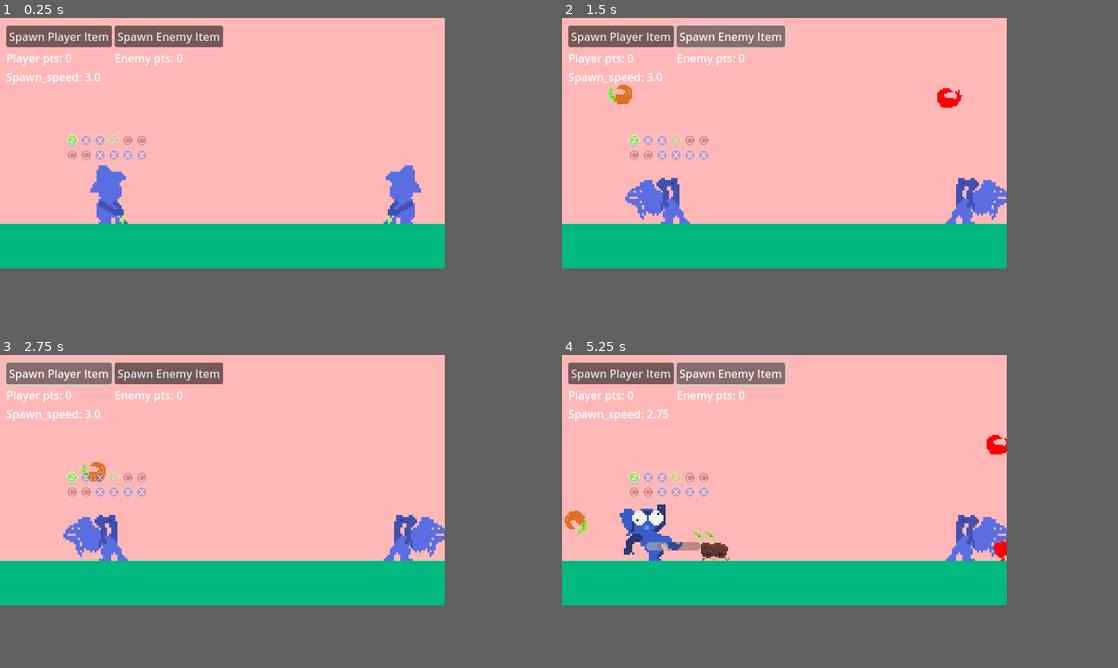
Above: before the commit, frames 1-4 (two rows, left to right).
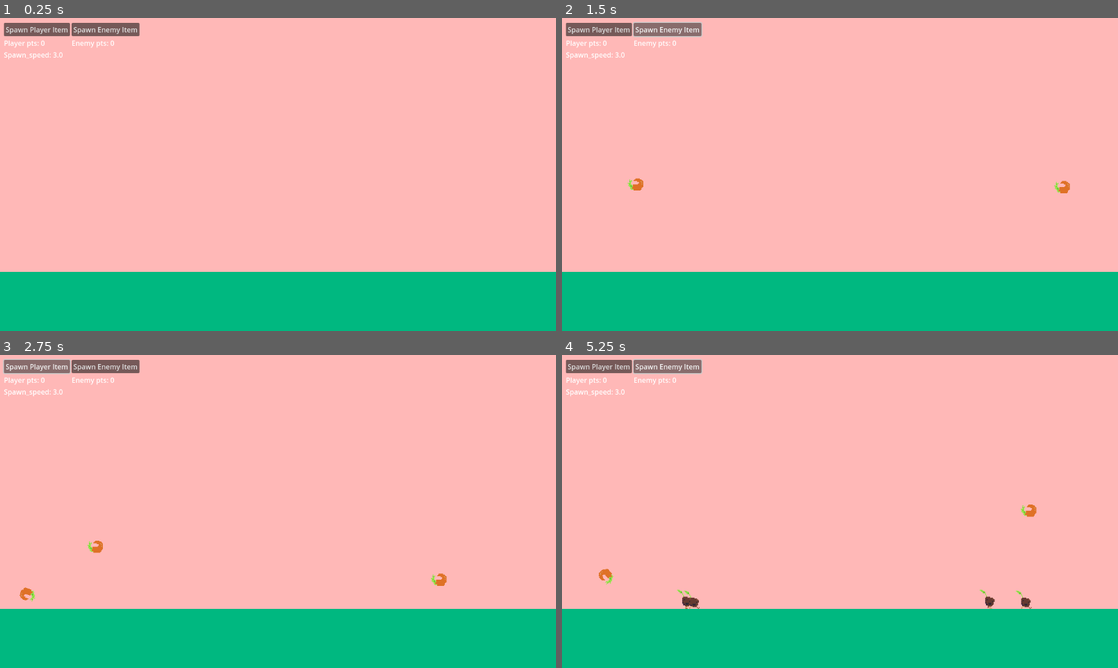
Above: after the commit, the same moments.

Repository: a3leong/farm-fiesta
Game: Godot game, scene res://main.tscn
Same seed, same stepped clock (60 frames per second), same inputs: the game is played once before the commit and once after it.
Inputs:
- Up to frame 1 (0.25 s): no input
- Up to frame 2 (1.5 s): click "Spawn Player Item" at 0.5 s; click "Spawn Enemy Item" at 1.25 s
- Up to frame 3 (2.75 s): click "Spawn Player Item" at 2 s
- Up to frame 4 (5.25 s): click "Spawn Enemy Item" at 2.75 s; click "Spawn Player Item" at 3.5 s; click "Spawn Enemy Item" at 4.25 s; hold X (p1_paper) from 5.03 s (still down)
In our replay, the window is 640x360 before the commit and 800x450 after it. These sizes can differ from the game's own. Grey fills any space a smaller window leaves; there, only what the larger window draws over its background counts as a difference.

The runs differ from the first frame. In frame 1, 34% of the frame differs, in the area x 0-100%, y 0-82%; in frame 2, 35%; in frame 3, 34%; in frame 4, 35%.
Error in both runs: Attempt to call function 'get_line' in base 'null instance' on a null instance. (res://globals/word_list.gd:16)

Commit message:
feat: local p2, work to set init state

Diff:
--- a/classes/Player/InputQueue/input_queue.gd
+++ b/classes/Player/InputQueue/input_queue.gd
@@ -10,15 +10,17 @@
 var input_queue: Array[UnitTypeEnum.VALUES] = []
 var next_queue: Array[UnitTypeEnum.VALUES] = []
 var current_input_idx = 0
-var unit_owner: UnitOwnerEnum.VALUES = UnitOwnerEnum.VALUES.PLAYER
+var unit_owner: UnitOwnerEnum.VALUES = UnitOwnerEnum.VALUES.PLAYER1
 
 ######################
 # Public Fns
 ######################
 func init(init_owner: UnitOwnerEnum.VALUES):
 	unit_owner = init_owner
-	if unit_owner == UnitOwnerEnum.VALUES.ENEMY:
-		set_process_input(false)
+	if unit_owner == UnitOwnerEnum.VALUES.PLAYER2: # Input disable by enemy is handled by parent node
+		var old_scale = get_scale()
+		set_scale(Vector2(-old_scale.x, old_scale.y))
+	_ready() # Call ready again after to reset the inputs since this goes after ready
 
 # Reset idx and get new input list
 func shuffle_inputs():
@@ -33,10 +35,43 @@
 ######################
 # Private Fns
 ######################
+func _handle_input_success():
+	current_input_idx += 1
+	if current_input_idx == max_inputs:
+		shuffle_inputs()
+	else:
+		# Set previous to lower modulate
+		var prev_node: InputSprite = $CurrentQueue.get_child(current_input_idx-1) as InputSprite
+		var cn: InputSprite = $CurrentQueue.get_child(current_input_idx) as InputSprite
+		prev_node.set_modulate(opaque_color)
+		cn.set_modulate(full_color) # Full color
+
+func _set_input_sprite(unit_type: UnitTypeEnum.VALUES, new_input_sprite: InputSprite):
+	match unit_type:
+		UnitTypeEnum.VALUES.ROCK:
+			new_input_sprite.left()
+#			if unit_owner == UnitOwnerEnum.VALUES.PLAYER2:
+#				new_input_sprite.left()
+#			else:
+#				new_input_sprite.z()
+		UnitTypeEnum.VALUES.PAPER:
+			new_input_sprite.down()
+#			if unit_owner == UnitOwnerEnum.VALUES.PLAYER2:
+#				new_input_sprite.down()
+#			else:
+#				new_input_sprite.x()
+		UnitTypeEnum.VALUES.SCISSORS:
+			new_input_sprite.right()
+#			if unit_owner == UnitOwnerEnum.VALUES.PLAYER2:
+#				new_input_sprite.right()
+#			else:
+#				new_input_sprite.c()
+		_:
+			push_error("No unit type recognized for enum idx: " + str(input_queue))
+			new_input_sprite.none()
+
 func _update_input_tree():
-	var current_input_idx = 0
 	var children = $CurrentQueue.get_children()
-
 
 	# Update current queue
 	for child in children:
@@ -44,16 +79,7 @@
 	var is_first = true
 	for unit_type in input_queue:
 		var new_input_sprite = input_sprite_scene.instantiate()
-		match unit_type:
-			UnitTypeEnum.VALUES.ROCK:
-				new_input_sprite.z()
-			UnitTypeEnum.VALUES.PAPER:
-				new_input_sprite.x()
-			UnitTypeEnum.VALUES.SCISSORS:
-				new_input_sprite.c()
-			_:
-				push_error("No unit type recognized for enum idx: " + str(input_queue))
-				return
+		_set_input_sprite(unit_type, new_input_sprite)
 		if is_first:
 			new_input_sprite.set_modulate(full_color)
 			is_first = false
@@ -67,30 +93,11 @@
 		child.queue_free()
 	for unit_type in next_queue:
 		var new_input_sprite = input_sprite_scene.instantiate()
-		match unit_type:
-			UnitTypeEnum.VALUES.ROCK:
-				new_input_sprite.z()
-			UnitTypeEnum.VALUES.PAPER:
-				new_input_sprite.x()
-			UnitTypeEnum.VALUES.SCISSORS:
-				new_input_sprite.c()
-			_:
-				push_error("No unit type recognized for enum idx: " + str(input_queue))
-				return
+		_set_input_sprite(unit_type, new_input_sprite)
 		# All of the next_queue remains opaque
 		new_input_sprite.set_modulate(opaque_color)
 		$NextQueue.add_child(new_input_sprite)
 
-func _handle_input_success():
-	current_input_idx += 1
-	if current_input_idx == max_inputs:
-		shuffle_inputs()
-	else:
-		# Set previous to lower modulate
-		var prev_node: InputSprite = $CurrentQueue.get_child(current_input_idx-1) as InputSprite
-		var cn: InputSprite = $CurrentQueue.get_child(current_input_idx) as InputSprite
-		prev_node.set_modulate(opaque_color)
-		cn.set_modulate(full_color) # Full color
 
 ######################
 # Inherited Fns
@@ -100,13 +107,23 @@
 	shuffle_inputs()
 
 func _input(event: InputEvent):
+	# TODO Only read rps inputs depending on player so other players on the same keyboard don't interfere
 	var unit_type = null
-	if event.is_action_pressed("p1_rock"):
-		unit_type = UnitTypeEnum.VALUES.ROCK
-	elif event.is_action_pressed("p1_paper"):
-		unit_type = UnitTypeEnum.VALUES.PAPER
-	elif event.is_action_pressed("p1_scissors"):
-		unit_type = UnitTypeEnum.VALUES.SCISSORS
+
+	if unit_owner == UnitOwnerEnum.VALUES.PLAYER1:
+		if event.is_action_pressed("p1_rock"):
+			unit_type = UnitTypeEnum.VALUES.ROCK
+		elif event.is_action_pressed("p1_paper"):
+			unit_type = UnitTypeEnum.VALUES.PAPER
+		elif event.is_action_pressed("p1_scissors"):
+			unit_type = UnitTypeEnum.VALUES.SCISSORS
+	elif unit_owner == UnitOwnerEnum.VALUES.PLAYER2:
+		if event.is_action_pressed("p2_rock"):
+			unit_type = UnitTypeEnum.VALUES.ROCK
+		elif event.is_action_pressed("p2_paper"):
+			unit_type = UnitTypeEnum.VALUES.PAPER
+		elif event.is_action_pressed("p2_scissors"):
+			unit_type = UnitTypeEnum.VALUES.SCISSORS
 
 	if unit_type != null:
 		if unit_type == input_queue[current_input_idx]:
@@ -114,4 +131,3 @@
 			correct_input.emit(unit_type)
 		else:
 			wrong_input.emit()
-	return false
--- a/classes/Player/InputQueue/input_queue.tscn
+++ b/classes/Player/InputQueue/input_queue.tscn
@@ -6,6 +6,7 @@
 [node name="InputQueue" type="VBoxContainer"]
 offset_right = 116.0
 offset_bottom = 38.0
+pivot_offset = Vector2(58, 20)
 script = ExtResource("1_80isv")
 input_sprite_scene = ExtResource("1_onehx")
 metadata/_edit_group_ = true
--- a/classes/Player/InputQueue/input_sprite.gd
+++ b/classes/Player/InputQueue/input_sprite.gd
@@ -1,18 +1,35 @@
 extends Control
 class_name InputSprite
 
-func z():
-	$Z.set_visible(true)
+func none():
+	$Z.set_visible(false)
 	$X.set_visible(false)
 	$C.set_visible(false)
+	$Left.set_visible(false)
+	$Down.set_visible(false)
+	$Right.set_visible(false)
+
+func z():
+	none()
+	$Z.set_visible(true)
 
 func x():
-	$Z.set_visible(false)
+	none()
 	$X.set_visible(true)
-	$C.set_visible(false)
 
 
 func c():
-	$Z.set_visible(false)
-	$X.set_visible(false)
+	none()
 	$C.set_visible(true)
+
+func left():
+	none()
+	$Left.set_visible(true)
+
+func down():
+	none()
+	$Down.set_visible(true)
+
+func right():
+	none()
+	$Right.set_visible(true)
--- a/classes/Player/InputQueue/input_sprite.tscn
+++ b/classes/Player/InputQueue/input_sprite.tscn
@@ -1,9 +1,12 @@
-[gd_scene load_steps=5 format=3 uid="uid://8jk1g4xtk0lk"]
+[gd_scene load_steps=8 format=3 uid="uid://8jk1g4xtk0lk"]
 
 [ext_resource type="Script" path="res://classes/Player/InputQueue/input_sprite.gd" id="1_fndls"]
 [ext_resource type="Texture2D" uid="uid://8tux05y68q2a" path="res://assets/sprite_sheets/inputs/button-z.png" id="2_03v1a"]
 [ext_resource type="Texture2D" uid="uid://clii7cvxaogbq" path="res://assets/sprite_sheets/inputs/button-x.png" id="3_4brp8"]
 [ext_resource type="Texture2D" uid="uid://pndtilr6sg1r" path="res://assets/sprite_sheets/inputs/button-c.png" id="4_ddsaf"]
+[ext_resource type="Texture2D" uid="uid://dqc3hjq1aufsn" path="res://assets/sprite_sheets/inputs/button-left.png" id="5_ol0d4"]
+[ext_resource type="Texture2D" uid="uid://rud5vtqwcay1" path="res://assets/sprite_sheets/inputs/button-down.png" id="6_uh4de"]
+[ext_resource type="Texture2D" uid="uid://cqtjsyd7oimpr" path="res://assets/sprite_sheets/inputs/button-right.png" id="7_chord"]
 
 [node name="InputSprite" type="Control"]
 z_index = 1
@@ -24,3 +27,15 @@
 [node name="C" type="Sprite2D" parent="."]
 position = Vector2(8, 8)
 texture = ExtResource("4_ddsaf")
+
+[node name="Left" type="Sprite2D" parent="."]
+position = Vector2(8, 8)
+texture = ExtResource("5_ol0d4")
+
+[node name="Down" type="Sprite2D" parent="."]
+position = Vector2(8, 8)
+texture = ExtResource("6_uh4de")
+
+[node name="Right" type="Sprite2D" parent="."]
+position = Vector2(8, 8)
+texture = ExtResource("7_chord")
--- a/classes/Player/Unit/unit.gd
+++ b/classes/Player/Unit/unit.gd
@@ -15,7 +15,7 @@
 
 # TODO: Actually figure out how to explicit the enum from another class (probably named?)
 var active_state: UnitStateEnum.VALUES = UnitStateEnum.VALUES.NONE # No init state to keep it explicit
-var unit_owner: UnitOwnerEnum.VALUES = UnitOwnerEnum.VALUES.PLAYER
+var unit_owner: UnitOwnerEnum.VALUES = UnitOwnerEnum.VALUES.PLAYER1
 var unit_type
 
 func init(init_owner: UnitOwnerEnum.VALUES, init_type: UnitTypeEnum.VALUES, init_ground_y_position: float):
@@ -92,12 +92,12 @@
 	set_state(UnitStateEnum.VALUES.WALKING, Vector2(globalPosition.x, ground_y_position))
 
 
-func _on_unit_state_walking_unit_collision(owned_unit: Area2D, enemy_unit: Area2D):
+func _on_unit_state_walking_unit_collision(_owned_unit: Area2D, _enemy_unit: Area2D):
 	_die()
 	unit_collide.emit(0) # just emit to score for now
 	# TODO: System in place, keep if want to expand on later but for now treat all units as equal
 #	var fight_result = UnitTypeEnum.unit_matchup_results(owned_unit.unit_type, enemy_unit.unit_type)
-#	if owned_unit.unit_owner == UnitOwnerEnum.VALUES.PLAYER:
+#	if owned_unit.unit_owner == UnitOwnerEnum.VALUES.PLAYER1:
 #		unit_collide.emit(fight_result)
 	# 1 means win, 0 and -1 means die
 #	if fight_result < 1:
--- a/classes/Player/Unit/unit.tscn
+++ b/classes/Player/Unit/unit.tscn
@@ -6,6 +6,7 @@
 
 [node name="Unit" type="Node2D"]
 script = ExtResource("1_d2ap3")
+speed = null
 
 [node name="UnitStateWalking" parent="." instance=ExtResource("2_5jlpt")]
 
--- a/classes/Player/Unit/unit_state_pluck.gd
+++ b/classes/Player/Unit/unit_state_pluck.gd
@@ -9,6 +9,8 @@
 var emitted = false
 var unit_owner
 var unit_type
+
+# Note: Had to change the scale as an initial setting because setting dynamically makes the RigidBody2D just reset on the next frame
 
 # System called on script init
 func _init():
--- a/classes/Player/Unit/unit_state_pluck.tscn
+++ b/classes/Player/Unit/unit_state_pluck.tscn
@@ -57,7 +57,7 @@
 }]
 
 [sub_resource type="CircleShape2D" id="CircleShape2D_c0vmj"]
-radius = 16.0078
+radius = 16.0
 
 [node name="UnitStatePluck" type="Node2D"]
 script = ExtResource("1_ajuvx")
@@ -75,7 +75,7 @@
 frame_progress = 0.160667
 
 [node name="CollisionShape2D" type="CollisionShape2D" parent="RigidBody2D"]
-position = Vector2(1.5, 0.5)
+position = Vector2(0, 1)
 shape = SubResource("CircleShape2D_c0vmj")
 
 [connection signal="body_entered" from="RigidBody2D" to="." method="_on_rigid_body_2d_body_entered"]
--- a/classes/Player/Unit/unit_state_walking.gd
+++ b/classes/Player/Unit/unit_state_walking.gd
@@ -19,7 +19,7 @@
 	unit_owner = init_owner
 	unit_type = init_type
 	$Area2D.init(unit_owner, init_type)
-	if unit_owner == UnitOwnerEnum.VALUES.ENEMY:
+	if unit_owner == UnitOwnerEnum.VALUES.ENEMY || unit_owner == UnitOwnerEnum.VALUES.PLAYER2:
 		$Area2D/AnimatedSprite2D.set_flip_h(true)
 		speed = -speed
 		set_modulate(Color(255, 0, 0))
--- a/classes/Player/Unit/unit_state_walking.tscn
+++ b/classes/Player/Unit/unit_state_walking.tscn
@@ -6,23 +6,22 @@
 
 [sub_resource type="RectangleShape2D" id="RectangleShape2D_g0t3h"]
 resource_local_to_scene = true
-size = Vector2(12, 24)
+size = Vector2(4, 8)
 
 [node name="UnitStateWalking" type="Node2D"]
 scale = Vector2(2, 2)
 script = ExtResource("1_28cq0")
 
 [node name="Area2D" type="Area2D" parent="."]
-position = Vector2(0, -12)
 script = ExtResource("2_q1oxw")
 
 [node name="AnimatedSprite2D" type="AnimatedSprite2D" parent="Area2D"]
-position = Vector2(0, 12)
 sprite_frames = ExtResource("3_cyuve")
 animation = &"scissors"
 offset = Vector2(0, -12)
 
 [node name="CollisionShape2D" type="CollisionShape2D" parent="Area2D"]
+position = Vector2(0, -9)
 shape = SubResource("RectangleShape2D_g0t3h")
 
 [connection signal="area_entered" from="Area2D" to="." method="_on_area_2d_area_entered"]
--- a/classes/Player/Unit/unit_state_walking_area2d.gd
+++ b/classes/Player/Unit/unit_state_walking_area2d.gd
@@ -1,7 +1,7 @@
 extends Area2D
 # This script exists to hold the unit owner property
 
-var unit_owner: UnitOwnerEnum.VALUES = UnitOwnerEnum.VALUES.PLAYER
+var unit_owner: UnitOwnerEnum.VALUES = UnitOwnerEnum.VALUES.PLAYER1
 var unit_type: UnitTypeEnum.VALUES = UnitTypeEnum.VALUES.ROCK
 
 func init(init_owner: UnitOwnerEnum.VALUES, init_type):
--- a/classes/Player/player.gd
+++ b/classes/Player/player.gd
@@ -1,5 +1,5 @@
 extends Node2D
-@export var unit_scene: PackedScene = preload("res://classes/Player/Unit/unit.tscn")
+@export var unit_scene: PackedScene
 @onready var word_list = get_node("/root/WordList")
 @onready var audio_manager = get_node("/root/AudioManager")
 @export var spawn_throw_force = Vector2(100, 400)
@@ -8,48 +8,38 @@
 
 signal unit_spawned
 
-var unit_owner: UnitOwnerEnum.VALUES = UnitOwnerEnum.VALUES.PLAYER
+var unit_owner: UnitOwnerEnum.VALUES = UnitOwnerEnum.VALUES.PLAYER1
 
+#######################
+# Public fns
+#######################
+func init(init_unit_owner: UnitOwnerEnum.VALUES):
+	show()
+	set_unit_owner(init_unit_owner)
+
+func reset_player():
+	# No need to call init since main will call init again
+	$InputQueue.set_process_input(false)
+	hide()
+
+# Handles anything to do with logic unique to unit owner type
 func set_unit_owner(init_unit_owner: UnitOwnerEnum.VALUES):
 	unit_owner = init_unit_owner
 	$InputQueue.init(unit_owner)
 	if unit_owner == UnitOwnerEnum.VALUES.ENEMY:
 		$InputQueue.hide()
-		set_scale(Vector2(-1.0, 1.0))
-
-func _shake_animation():
-	var tween = get_tree().create_tween()
-	var start_pt: Vector2 = $PlayerCharacter.get_position()
-	tween.tween_property($PlayerCharacter, "position", Vector2(start_pt.x + 35, start_pt.y), 0.05)
-	tween.tween_property($PlayerCharacter, "position", Vector2(start_pt.x - 35, start_pt.y), 0.05)
-	tween.tween_property($PlayerCharacter, "position", Vector2(start_pt.x + 20, start_pt.y), 0.05)
-	tween.tween_property($PlayerCharacter, "position", Vector2(start_pt.x - 20, start_pt.y), 0.05)
-	tween.tween_property($PlayerCharacter, "position", Vector2(start_pt.x + 10, start_pt.y), 0.05)
-	tween.tween_property($PlayerCharacter, "position", Vector2(start_pt.x - 10, start_pt.y), 0.05)
-	tween.tween_property($PlayerCharacter, "position", Vector2(start_pt.x + 5, start_pt.y), 0.05)
-	tween.tween_property($PlayerCharacter, "position", Vector2(start_pt.x - 5, start_pt.y), 0.05)
-	tween.tween_property($PlayerCharacter, "position", Vector2(start_pt.x + 3, start_pt.y), 0.05)
-	tween.tween_property($PlayerCharacter, "position", Vector2(start_pt.x - 3, start_pt.y), 0.05)
-	tween.tween_property($PlayerCharacter, "position", Vector2(start_pt.x + 1, start_pt.y), 0.05)
-	tween.tween_property($PlayerCharacter, "position", Vector2(start_pt.x - 1, start_pt.y), 0.05)
-
-func _on_animation_player_animation_finished(anim_name):
-	if anim_name == "exhausted":
+		$InputQueue.set_process_input(false)
+	else:
 		$InputQueue.set_process_input(true)
-		$PlayerCharacter/AnimatedSprite2D.stop()
-		$PlayerCharacter/AnimatedSprite2D.set_animation("pick")
-
-func _generateRandomPluck2DVector():
-	var xForce = spawn_throw_force.x + randi() % spawn_throw_variance_x
-	var yVariance = randi() % spawn_throw_variance_y
-	var yForce = spawn_throw_force.y + yVariance
-	return Vector2(xForce, yForce)
-
+	if unit_owner == UnitOwnerEnum.VALUES.ENEMY || unit_owner == UnitOwnerEnum.VALUES.PLAYER2:
+		var old_scale: Vector2 = get_scale()
+		set_scale(Vector2(-old_scale.x, old_scale.y))
 func spawn_unit(unit_type: UnitTypeEnum.VALUES):
 	$PlayerCharacter.pick_item() # TODO: Not sure where this should go since enemy unit needs to be able to spawn too
 	# Let main handle signal connect
 	var spawned_scene = unit_scene.instantiate()
 	var start_position: Vector2 = $UnitSpawnPosition.get_global_position()
+#	spawned_scene.set_scale(Vector2(1.2, 1.2))
 	var pluck_force = _generateRandomPluck2DVector()
 
 	var pluckSFXPitchScale = ((pluck_force.y - spawn_throw_force.y) / spawn_throw_variance_y * .25) + .75
@@ -60,10 +50,43 @@
 	unit_spawned.emit(spawned_scene)
 
 
+######################
+# Private functions
+######################
+func _generateRandomPluck2DVector():
+	var xForce = spawn_throw_force.x + randi() % spawn_throw_variance_x
+	var yVariance = randi() % spawn_throw_variance_y
+	var yForce = spawn_throw_force.y + yVariance
+	return Vector2(xForce, yForce)
+
+func _on_animation_player_animation_finished(anim_name):
+	if anim_name == "exhausted":
+		$InputQueue.set_process_input(true)
+		$PlayerCharacter/AnimatedSprite2D.stop()
+		$PlayerCharacter/AnimatedSprite2D.set_animation("pick")
+
+func _shake_animation():
+	var tween = get_tree().create_tween()
+	var start_pt: Vector2 = $PlayerCharacter.get_position()
+	tween.tween_property($PlayerCharacter, "position", Vector2(start_pt.x + 5, start_pt.y), 0.05)
+	tween.tween_property($PlayerCharacter, "position", Vector2(start_pt.x - 5, start_pt.y), 0.05)
+	tween.tween_property($PlayerCharacter, "position", Vector2(start_pt.x + 4, start_pt.y), 0.05)
+	tween.tween_property($PlayerCharacter, "position", Vector2(start_pt.x - 4, start_pt.y), 0.05)
+	tween.tween_property($PlayerCharacter, "position", Vector2(start_pt.x + 3, start_pt.y), 0.05)
+	tween.tween_property($PlayerCharacter, "position", Vector2(start_pt.x - 3, start_pt.y), 0.05)
+	tween.tween_property($PlayerCharacter, "position", Vector2(start_pt.x + 2, start_pt.y), 0.05)
+	tween.tween_property($PlayerCharacter, "position", Vector2(start_pt.x - 2, start_pt.y), 0.05)
+	tween.tween_property($PlayerCharacter, "position", Vector2(start_pt.x + 1, start_pt.y), 0.05)
+	tween.tween_property($PlayerCharacter, "position", Vector2(start_pt.x - 1, start_pt.y), 0.05)
+
+######################################
+# Signal handlers and inherited fns
+######################################
+func _ready():
+	reset_player()
 
 func _on_input_queue_correct_input(unit_type: UnitTypeEnum.VALUES):
 	spawn_unit(unit_type)
-
 
 func _on_input_queue_wrong_input():
 	# Shake the letter and character then disable input for X time
--- a/classes/Player/player.tscn
+++ b/classes/Player/player.tscn
@@ -1,6 +1,7 @@
-[gd_scene load_steps=7 format=3 uid="uid://csqypv8t0x51y"]
+[gd_scene load_steps=8 format=3 uid="uid://csqypv8t0x51y"]
 
 [ext_resource type="Script" path="res://classes/Player/player.gd" id="1_wgw2y"]
+[ext_resource type="PackedScene" uid="uid://c6d8nph30ll17" path="res://classes/Player/Unit/unit.tscn" id="2_cxh0s"]
 [ext_resource type="PackedScene" uid="uid://b2qq7d7hxug4d" path="res://classes/Player/PlayerCharacter/player_character.tscn" id="2_i4dl7"]
 [ext_resource type="PackedScene" uid="uid://ddtdb6dyqft6p" path="res://classes/Player/InputQueue/input_queue.tscn" id="3_0m06e"]
 
@@ -66,16 +67,19 @@
 }
 
 [node name="Player" type="Node2D"]
+scale = Vector2(4, 4)
 script = ExtResource("1_wgw2y")
+unit_scene = ExtResource("2_cxh0s")
 
 [node name="PlayerCharacter" parent="." instance=ExtResource("2_i4dl7")]
+scale = Vector2(1, 1)
 
 [node name="ExhaustProgressBar" type="ProgressBar" parent="."]
 visible = false
-offset_left = -39.0
-offset_top = -27.0
-offset_right = 40.0
-offset_bottom = -15.0
+offset_left = -25.6667
+offset_top = -11.0
+offset_right = 9.33333
+offset_bottom = -6.0
 show_percentage = false
 
 [node name="AnimationPlayer" type="AnimationPlayer" parent="."]
@@ -84,13 +88,15 @@
 }
 
 [node name="InputQueue" parent="." instance=ExtResource("3_0m06e")]
-offset_left = -64.0
-offset_top = -128.0
-offset_right = 52.0
-offset_bottom = -90.0
+offset_left = -64.75
+offset_top = -58.0
+offset_right = 51.25
+offset_bottom = -20.0
+scale = Vector2(0.5, 0.5)
+metadata/_edit_use_anchors_ = true
 
 [node name="UnitSpawnPosition" type="Marker2D" parent="."]
-position = Vector2(40, -80)
+position = Vector2(17.3333, -23.6667)
 
 [connection signal="animation_finished" from="AnimationPlayer" to="." method="_on_animation_player_animation_finished"]
 [connection signal="correct_input" from="InputQueue" to="." method="_on_input_queue_correct_input"]
--- a/enums/unit_owner.gd
+++ b/enums/unit_owner.gd
@@ -1,5 +1,6 @@
 class_name UnitOwnerEnum
 enum VALUES {
-	PLAYER,
+	PLAYER1,
+	PLAYER2,
 	ENEMY
 }
--- a/main.gd
+++ b/main.gd
@@ -5,11 +5,21 @@
 const unitEmitter = preload("res://classes/Player/Unit/unit.tscn")
 
 func _ready():
+	$Player.hide()
+	# TODO: This should be player objects job
+	$Player/InputQueue.set_process_input(false)
+	$Enemy.hide()
+	$Enemy/InputQueue.set_process_input(false)
+	randomize() # set random seed
+
+func _start_local_game():
+	$Enemy.set_unit_owner(UnitOwnerEnum.VALUES.PLAYER2)
+
+func _start_cpu_game():
 	$EnemyFarmerPickTimer.set_wait_time(game_variables.enemy_spawn_speed)
 	$EnemyFarmerPickTimer.start()
 	$EnemyDifficultyTimer.start()
 	$Enemy.set_unit_owner(UnitOwnerEnum.VALUES.ENEMY)
-	randomize() # set random seed
 
 func _on_debug_ui_debug_spawn_enemy_unit():
 	print("debug: spawn enemy unit")
@@ -19,7 +29,7 @@
 func _on_debug_ui_debug_spawn_player_unit():
 	print("debug: spawn player unit")
 	$Player.spawn_unit(UnitTypeEnum.VALUES.ROCK)
-#	spawn_unit(UnitOwnerEnum.VALUES.PLAYER, UnitTypeEnum.VALUES.ROCK)
+#	spawn_unit(UnitOwnerEnum.VALUES.PLAYER1, UnitTypeEnum.VALUES.ROCK)
 
 
 
@@ -37,7 +47,7 @@
 #		else:
 #			print("Error occured, unrecognized input for unit spawn")
 #			eventAsEnum = UnitTypeEnum.VALUES.ROCK
-#		spawn_unit(UnitOwnerEnum.VALUES.PLAYER, eventAsEnum)
+#		spawn_unit(UnitOwnerEnum.VALUES.PLAYER1, eventAsEnum)
 
 ## _on_unit_collide
 ## Describes to the game runner who the winner of a unit collision is.
--- a/main.tscn
+++ b/main.tscn
@@ -16,13 +16,12 @@
 [node name="EnemyFarmerPickTimer" type="Timer" parent="."]
 
 [node name="Background" type="ColorRect" parent="."]
-offset_right = 640.0
-offset_bottom = 360.0
+custom_minimum_size = Vector2(1280, 720)
 color = Color(1, 0.721569, 0.717647, 1)
 metadata/_edit_use_anchors_ = true
 
 [node name="Ground" type="StaticBody2D" parent="."]
-position = Vector2(16, 352)
+position = Vector2(264, 640)
 collision_layer = 2
 metadata/_edit_group_ = true
 
@@ -39,18 +38,16 @@
 shape = SubResource("RectangleShape2D_4if47")
 
 [node name="DebugUI" parent="." instance=ExtResource("1_3ksjr")]
+metadata/_edit_use_anchors_ = true
 
 [node name="Player" parent="." instance=ExtResource("6_5cs7f")]
-position = Vector2(160, 296)
+position = Vector2(216, 584)
 
 [node name="Enemy" parent="." instance=ExtResource("6_5cs7f")]
-position = Vector2(576, 296)
-scale = Vector2(-1, 1)
-
-[node name="EnemyUnitSpawnPosition" type="Marker2D" parent="."]
-position = Vector2(688, 72)
+position = Vector2(1104, 584)
 
 [node name="Debug location marker" type="Marker2D" parent="."]
+position = Vector2(268, 512)
 
 [connection signal="timeout" from="EnemyDifficultyTimer" to="." method="_on_enemy_difficulty_timer_timeout"]
 [connection signal="timeout" from="EnemyFarmerPickTimer" to="." method="_on_enemy_farmer_pick_timer_timeout"]
--- a/project.godot
+++ b/project.godot
@@ -28,8 +28,8 @@
 
 [display]
 
-window/size/viewport_width=640
-window/size/viewport_height=360
+window/size/viewport_width=1280
+window/size/viewport_height=720
 
 [dotnet]
 
@@ -61,6 +61,21 @@
 "events": [Object(InputEventKey,"resource_local_to_scene":false,"resource_name":"","device":-1,"window_id":0,"alt_pressed":false,"shift_pressed":false,"ctrl_pressed":false,"meta_pressed":false,"pressed":false,"keycode":0,"physical_keycode":67,"key_label":0,"unicode":99,"echo":false,"script":null)
 ]
 }
+p2_rock={
+"deadzone": 0.5,
+"events": [Object(InputEventKey,"resource_local_to_scene":false,"resource_name":"","device":-1,"window_id":0,"alt_pressed":false,"shift_pressed":false,"ctrl_pressed":false,"meta_pressed":false,"pressed":false,"keycode":0,"physical_keycode":4194319,"key_label":0,"unicode":0,"echo":false,"script":null)
+]
+}
+p2_paper={
+"deadzone": 0.5,
+"events": [Object(InputEventKey,"resource_local_to_scene":false,"resource_name":"","device":-1,"window_id":0,"alt_pressed":false,"shift_pressed":false,"ctrl_pressed":false,"meta_pressed":false,"pressed":false,"keycode":0,"physical_keycode":4194322,"key_label":0,"unicode":0,"echo":false,"script":null)
+]
+}
+p2_scissors={
+"deadzone": 0.5,
+"events": [Object(InputEventKey,"resource_local_to_scene":false,"resource_name":"","device":-1,"window_id":0,"alt_pressed":false,"shift_pressed":false,"ctrl_pressed":false,"meta_pressed":false,"pressed":false,"keycode":0,"physical_keycode":4194321,"key_label":0,"unicode":0,"echo":false,"script":null)
+]
+}
 
 [layer_names]
 
Binary file changed: assets/buttons.ase
Binary file added: assets/sprite_sheets/inputs/button-down.png
Not shown, added: assets/sprite_sheets/inputs/button-down.png.import
Binary file added: assets/sprite_sheets/inputs/button-left.png
Not shown, added: assets/sprite_sheets/inputs/button-left.png.import
Binary file added: assets/sprite_sheets/inputs/button-right.png
Not shown, added: assets/sprite_sheets/inputs/button-right.png.import
